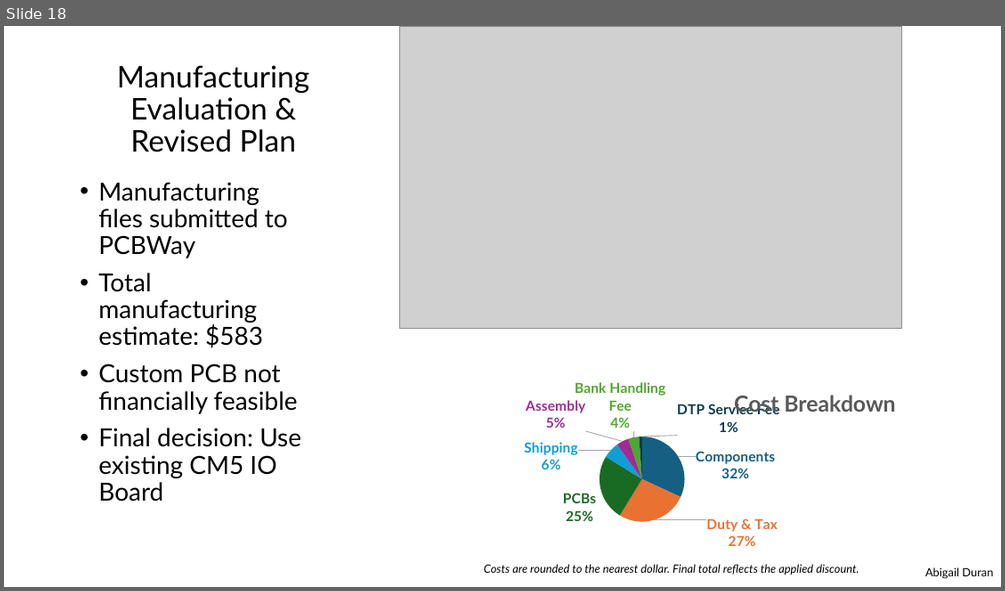
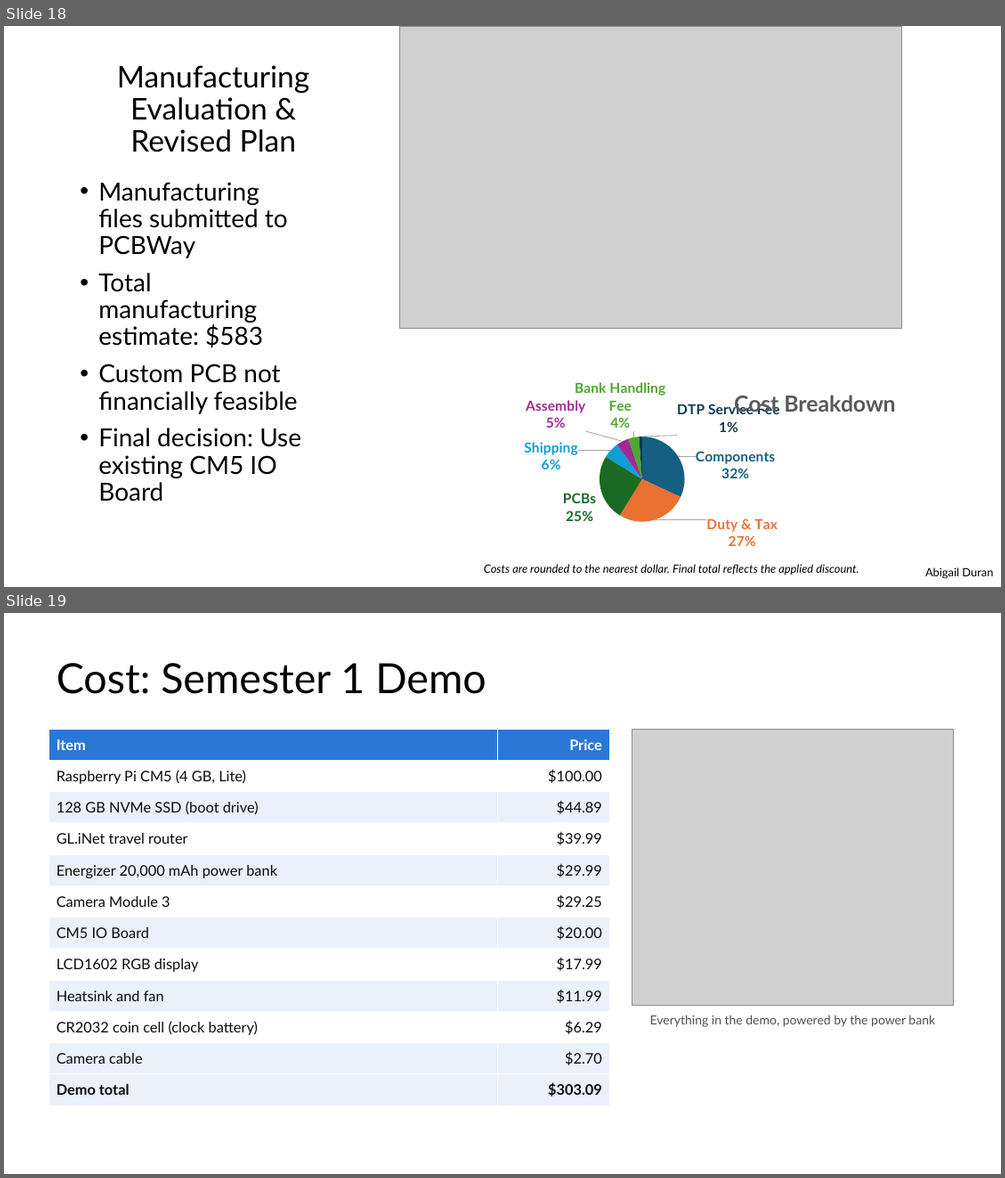
Before and after one commit to EthanWellsSr/BuggyBot, a slide deck: Semester 1 Deliverables/Final Presentation.pptx. Shown one above the other, each under a label of ours: slide 18 before the commit, slides 18 and 19 after it. The pictures are 1005x591 and 1005x1178 pixels, drawn with LibreOffice and Linux fonts; fonts in the diff are those of the drawing; grey boxes stand for pictures. Boxes give left, top, right and bottom in pixels: in the first picture for what was removed or moved away, otherwise in the second. Text is boxed around its words. In the diff, an @@ line names an element or a change of style, - is before the commit and + after.

Commit message:
Add team cost and future work slides, add the demo power bank to the parts list, and rebuild the final deck.

```diff
--- a/Semester 1 Deliverables/Final Presentation.pptx
+++ b/Semester 1 Deliverables/Final Presentation.pptx
@@ slide 19 added at [4,613,1001,1174], background #FFFFFF @@
@@ title added at [57,663,486,694], 40 pt, text #000000 @@
+Cost: Semester 1 Demo
@@ table added at [48,729,610,1106], 12 rows, 2 columns @@
+Item | Price
+Raspberry Pi CM5 (4 GB, Lite) | $100.00
+128 GB NVMe SSD (boot drive) | $44.89
+GL.iNet travel router | $39.99
+Energizer 20,000 mAh power bank | $29.99
+Camera Module 3 | $29.25
+CM5 IO Board | $20.00
+LCD1602 RGB display | $17.99
+Heatsink and fan | $11.99
+CR2032 coin cell (clock battery) | $6.29
+Camera cable | $2.70
+Demo total | $303.09
@@ picture added at [632,729,954,1005] @@
@@ text added at [650,1014,935,1027], 12 pt, text #52514E @@
+Everything in the demo, powered by the power bank
```
Also in this commit, not shown: 2 other slides added, 4 other files.
